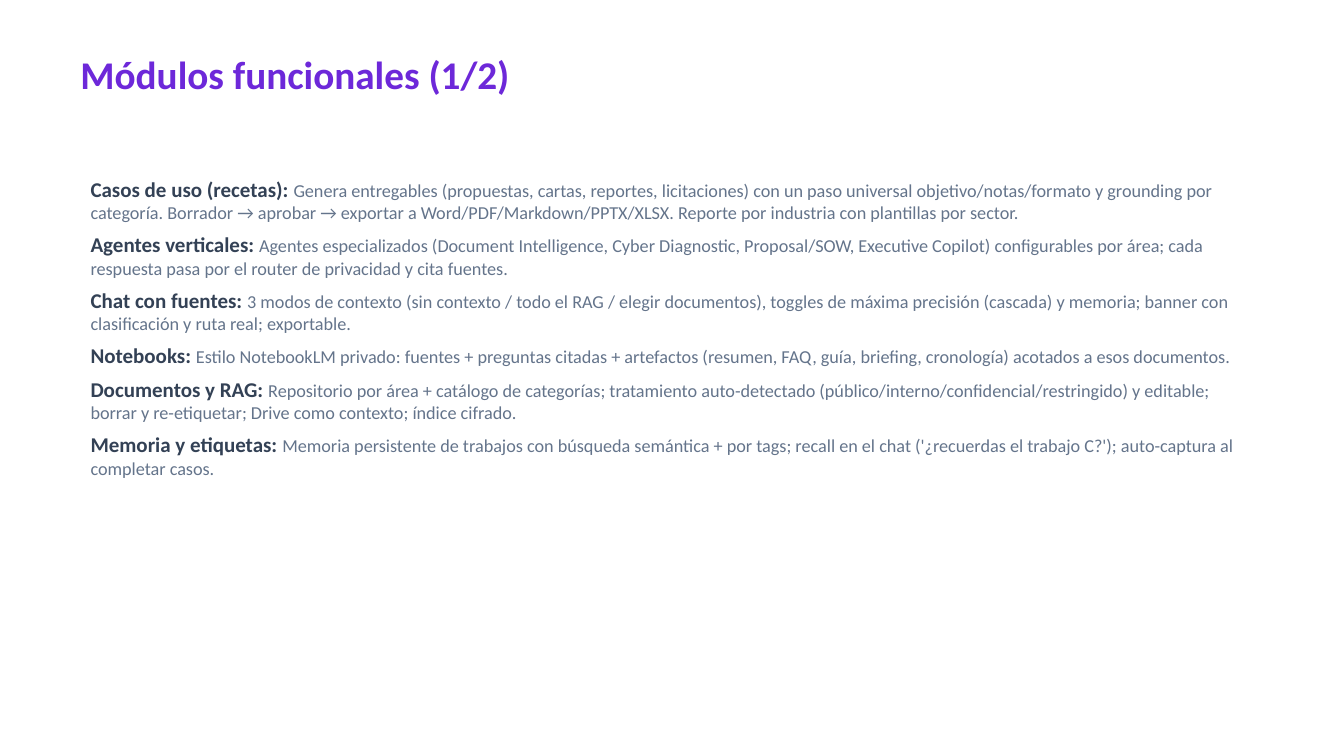
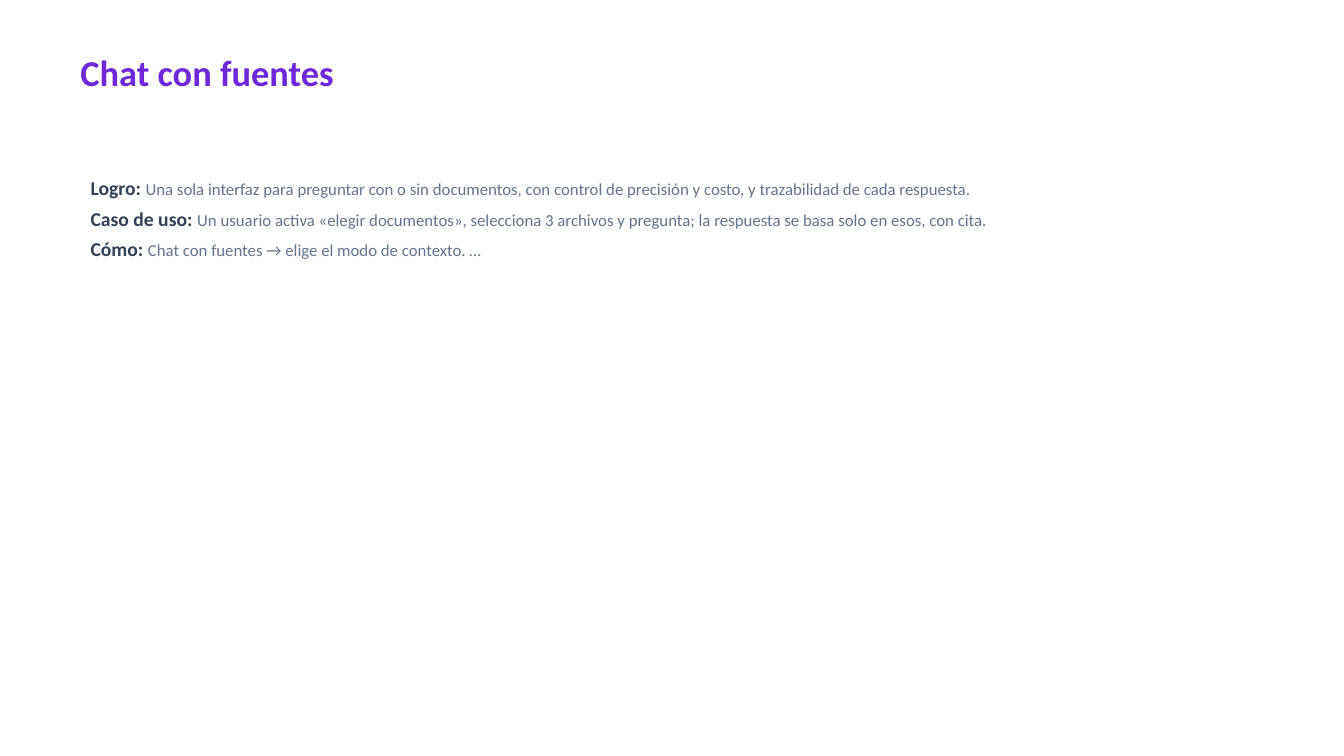
Before and after one commit to angeljba1480-AB/S4Bdashboard, a slide deck: slide 10 of docs/generados/MaestroAI-Presentacion.pptx (slide 7 before the commit). Drawn at 1344x756 pixels with LibreOffice and Linux fonts; fonts in the diff are those of the drawing. Boxes give left, top, right and bottom in pixels: in the first picture for what was removed or moved away, otherwise in the second. Text is boxed around its words. In the diff, an @@ line names an element or a change of style, - is before the commit and + after.

```diff
--- a/docs/generados/MaestroAI-Presentacion.pptx
+++ b/docs/generados/MaestroAI-Presentacion.pptx
@@ text at (x1=80, y1=60, x2=334, y2=87): text changed; size 28 to 26 pt @@
-Módulos funcionales (1/2)
+Chat con fuentes
@@ text at (x1=91, y1=182, x2=987, y2=259): text changed; size 13 to 12 pt @@
-Casos de uso (recetas): Genera entregables (propuestas, cartas, reportes, licitaciones) con un paso universal objetivo/notas/formato y grounding por categoría. Borrador → aprobar → exportar a Word/PDF/Markdown/PPTX/XLSX. Reporte por industria con plantillas por sector.
-Agentes verticales: Agentes especializados (Document Intelligence, Cyber Diagnostic, Proposal/SOW, Executive Copilot) configurables por área; cada respuesta pasa por el router de privacidad y cita fuentes.
-Chat con fuentes: 3 modos de contexto (sin contexto / todo el RAG / elegir documentos), toggles de máxima precisión (cascada) y memoria; banner con clasificación y ruta real; exportable.
-Notebooks: Estilo NotebookLM privado: fuentes + preguntas citadas + artefactos (resumen, FAQ, guía, briefing, cronología) acotados a esos documentos.
-Documentos y RAG: Repositorio por área + catálogo de categorías; tratamiento auto-detectado (público/interno/confidencial/restringido) y editable; borrar y re-etiquetar; Drive como contexto; índice cifrado.
-Memoria y etiquetas: Memoria persistente de trabajos con búsqueda semántica + por tags; recall en el chat ('¿recuerdas el trabajo C?'); auto-captura al completar casos.
+Logro: Una sola interfaz para preguntar con o sin documentos, con control de precisión y costo, y trazabilidad de cada respuesta.
+Caso de uso: Un usuario activa «elegir documentos», selecciona 3 archivos y pregunta; la respuesta se basa solo en esos, con cita.
+Cómo: Chat con fuentes → elige el modo de contexto. …
```
Also in this commit, not shown: 8 other slides changed, 13 slides added, 6 slides removed, 2 other files.
